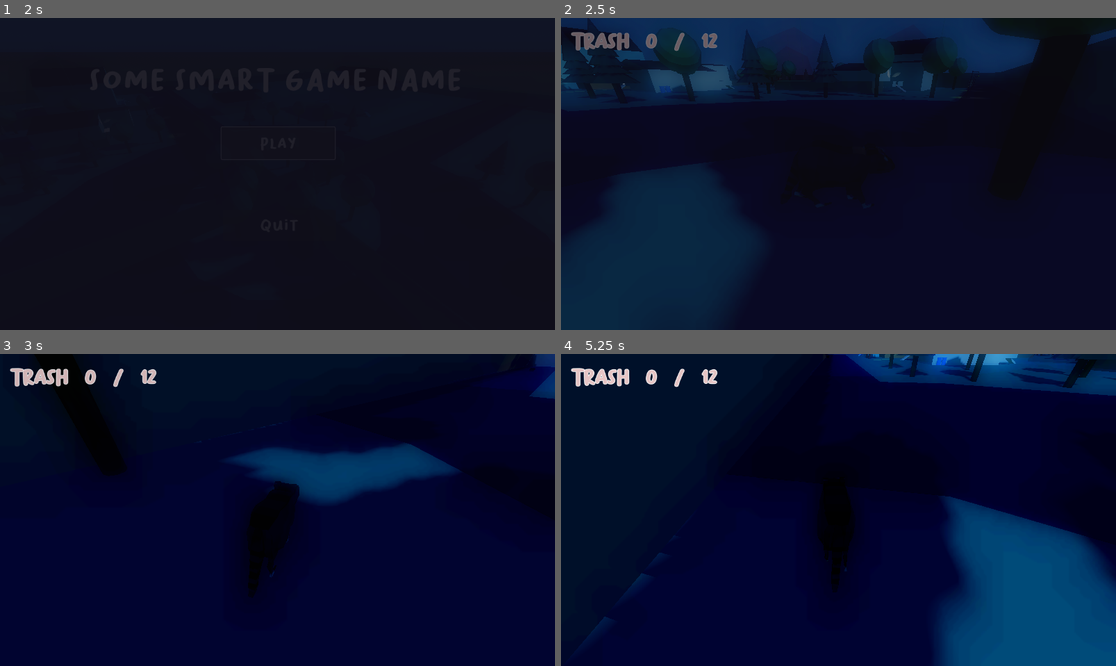
Above: before the commit, frames 1-4 (two rows, left to right).
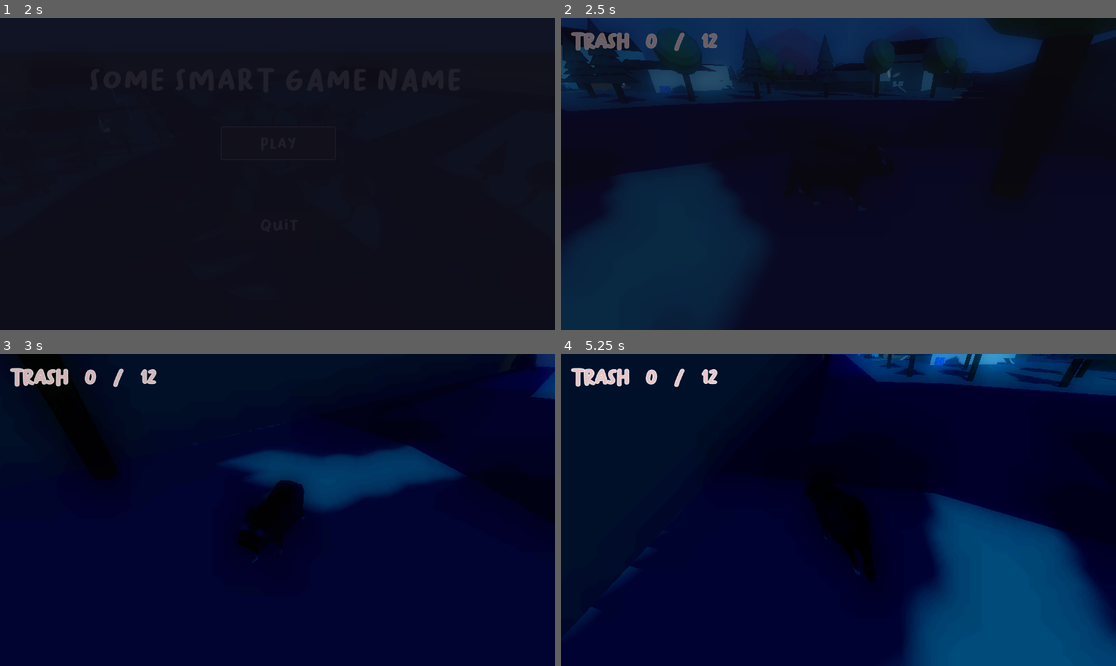
Above: after the commit, the same moments.

Repository: b0guslaw/LD58
Game: Godot game, scene res://main_menu.tscn
The game is run twice, just before and just after one commit, with the same random seed, the same clock (stepped at 60 frames per second) and the same inputs.
Inputs (mouse positions are in pixels of both pictures, inside the frame that each line leads up to):
- Up to frame 1 (2 s): click "Play" at 0.5 s; click "Play" at 1.25 s
- Up to frame 2 (2.5 s): tap Enter at 2 s; move the mouse to (960, 158) at 2.02 s; hold D (move_right) from 2.03 s (still down); hold F (interact) from 2.03 s (still down); tap Space (jump) at 2.27 s
- Up to frame 3 (3 s): move the mouse to (249, 510) at 2.77 s; release D (move_right) at 2.78 s; release F (interact) at 2.78 s; hold W (move_forward) from 2.78 s (still down); tap F (interact) at 2.85 s
- Up to frame 4 (5.25 s): keep holding W (move_forward); tap Space (jump) at 3.02, 4.52 s; move the mouse to (849, 503) at 3.52 s; hold F (interact) 3.53-4.28 s; move the mouse to (832, 516) at 4.27 s; tap F (interact) at 4.35 s; move the mouse to (877, 513) at 5.02 s; hold F (interact) from 5.03 s (still down)

Frame 1 is identical in both runs. In frame 2, 0.2% of the frame differs, in the area x 0-100%, y 0-58%; in frame 3, 1.1%; in frame 4, 6.7%, in the area x 2-100%, y 0-100%.

Commit message:
Update movement code

Diff:
--- a/player.gd
+++ b/player.gd
@@ -5,7 +5,7 @@
 # --- Movement Settings ---
 @export var speed: float = 10.0
 @export var acceleration: float = 30.0
-@export var friction: float = 15.0
+@export var friction: float = 30.0
 @export var jump_force: float = 6.0
 @export var gravity: float = 14.0
 
@@ -79,22 +79,24 @@
 
 	var target_velocity = move_dir * speed
 
+	var accel = acceleration if is_on_floor() else acceleration * 0.6
+	var fric = friction if is_on_floor() else friction * 0.3
+
 	if move_dir.length() > 0:
-		velocity.x = lerp(velocity.x, target_velocity.x, acceleration * delta)
-		velocity.z = lerp(velocity.z, target_velocity.z, acceleration * delta)
+		velocity.x = lerp(velocity.x, target_velocity.x, accel * delta)
+		velocity.z = lerp(velocity.z, target_velocity.z, accel * delta)
 
-		var target_rotation = atan2(move_dir.x, move_dir.z)
-		rotation.y = lerp_angle(rotation.y, target_rotation, 10.0 * delta)
+		if is_on_floor():
+			var target_rotation = atan2(move_dir.x, move_dir.z)
+			rotation.y = lerp_angle(rotation.y, target_rotation, 10.0 * delta)
 
-		# Play walk animation
-		if animation_player.current_animation != "ArmatureAction_001":
+		if is_on_floor() and animation_player.current_animation != "ArmatureAction_001":
 			animation_player.play("ArmatureAction_001")
 	else:
-		velocity.x = lerp(velocity.x, 0.0, friction * delta)
-		velocity.z = lerp(velocity.z, 0.0, friction * delta)
-
-		# Stop animation when not moving
-		if animation_player.is_playing():
+		if is_on_floor():
+			velocity.x = lerp(velocity.x, 0.0, fric * delta)
+			velocity.z = lerp(velocity.z, 0.0, fric * delta)
+		if is_on_floor() and animation_player.is_playing():
 			animation_player.stop()
 
 	if not is_on_floor():
@@ -104,10 +106,6 @@
 
 	if Input.is_action_just_pressed("jump") and is_on_floor():
 		velocity.y = jump_force
-
-	# experimental chase code
-	var target_fov = chase_fov if is_being_chased else normal_fov
-	camera.fov = lerp(camera.fov, target_fov, fov_lerp_speed * delta)
 
 	move_and_slide()
 func set_being_chased(chased: bool):
